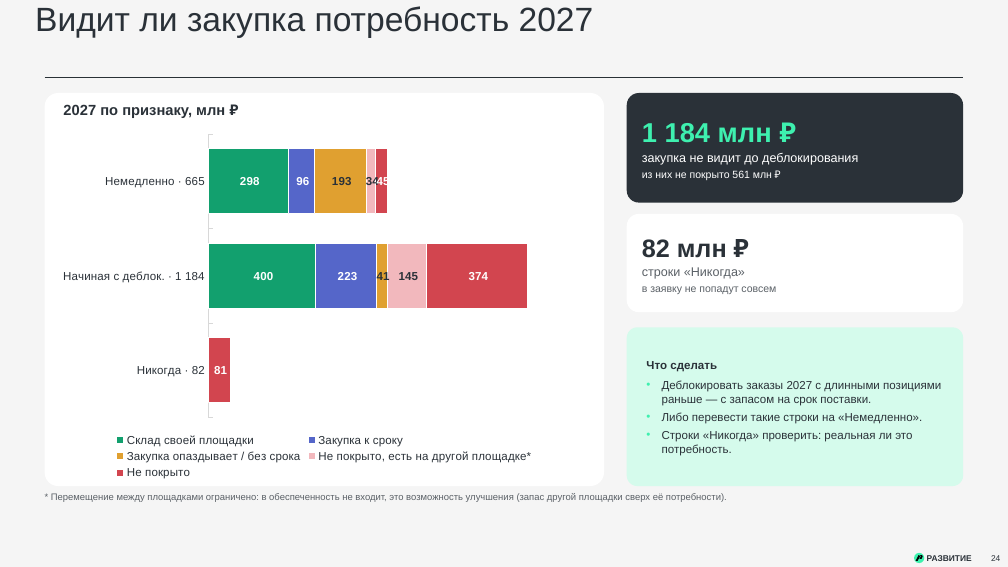
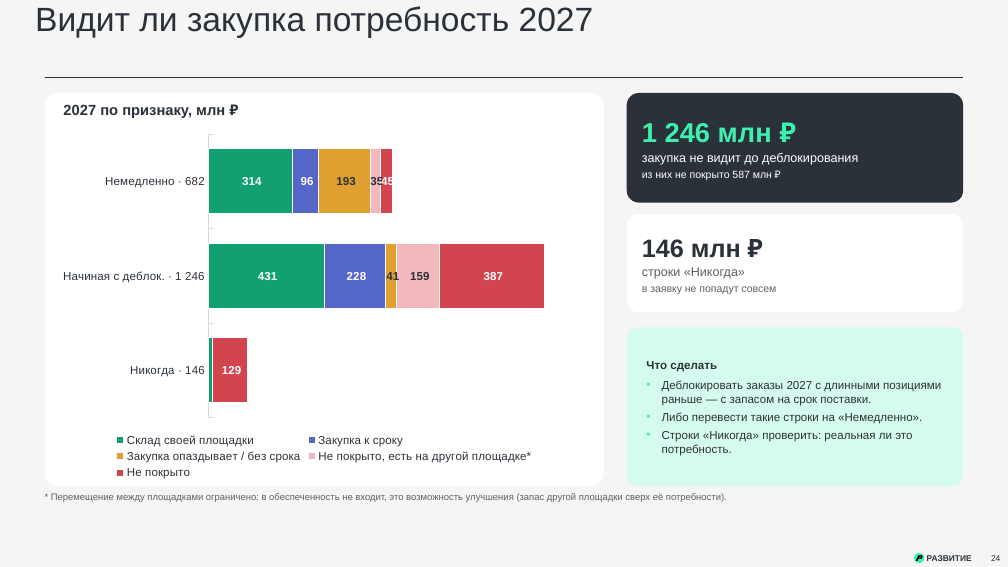
Before and after one commit to victorekuznetsov/TZ, a slide deck: slide 24 of exports/WK_ispolnenie_2024-2026_plan_2027.pptx. Drawn at 1008x567 pixels with LibreOffice and Linux fonts; fonts in the diff are those of the drawing. Boxes give left, top, right and bottom in pixels: in the first picture for what was removed or moved away, otherwise in the second. Text is boxed around its words. In the diff, an @@ line names an element or a change of style, - is before the commit and + after.

```diff
--- a/exports/WK_ispolnenie_2024-2026_plan_2027.pptx
+++ b/exports/WK_ispolnenie_2024-2026_plan_2027.pptx
@@ bar stacked chart at (52,127,597,482) @@
-categories: Немедленно · 665, Начиная с деблок. · 1 184, Никогда · 82
+categories: Немедленно · 682, Начиная с деблок. · 1 246, Никогда · 146
-Склад своей площадки: 298, 400, 1
+Склад своей площадки: 314, 431, 17
-Закупка к сроку: 96, 223, 0
+Закупка к сроку: 96, 228, 0
-Не покрыто, есть на другой площадке*: 34, 145, 0
+Не покрыто, есть на другой площадке*: 35, 159, 0
-Не покрыто: 45, 374, 81
+Не покрыто: 45, 387, 129
@@ text at (642,123,772,143): text changed @@
-1 184 млн ₽
+1 246 млн ₽
@@ text at (642,170,772,180): text changed @@
-из них не покрыто 561 млн ₽
+из них не покрыто 587 млн ₽
@@ text at (642,239,741,258): text changed @@
-82 млн ₽
+146 млн ₽
```
Also in this commit, not shown: 27 other slides changed, 1 other file.
